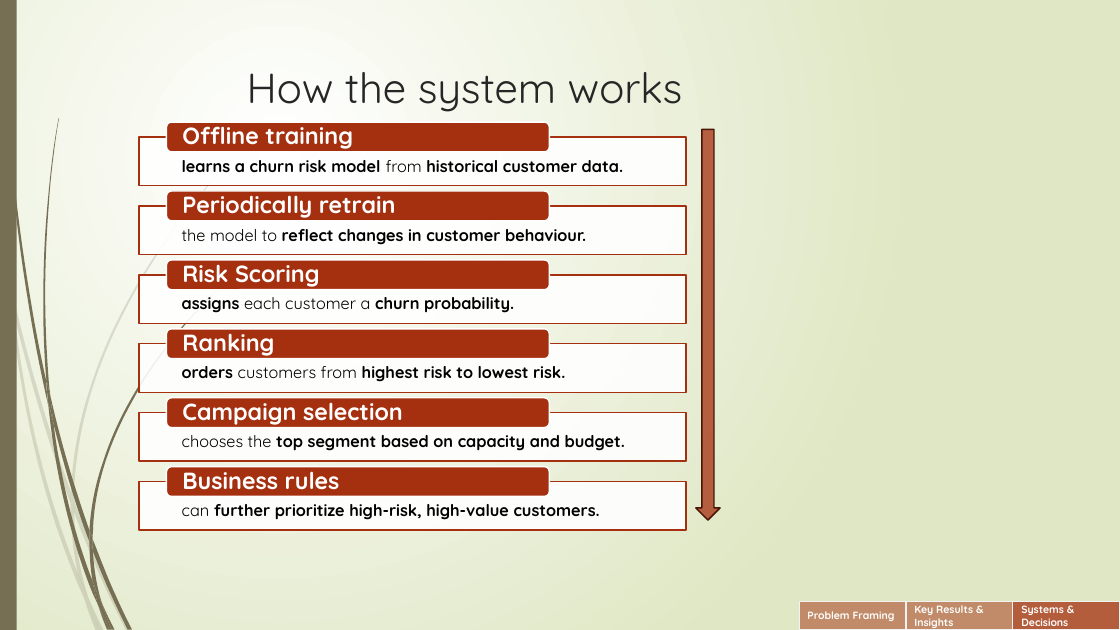
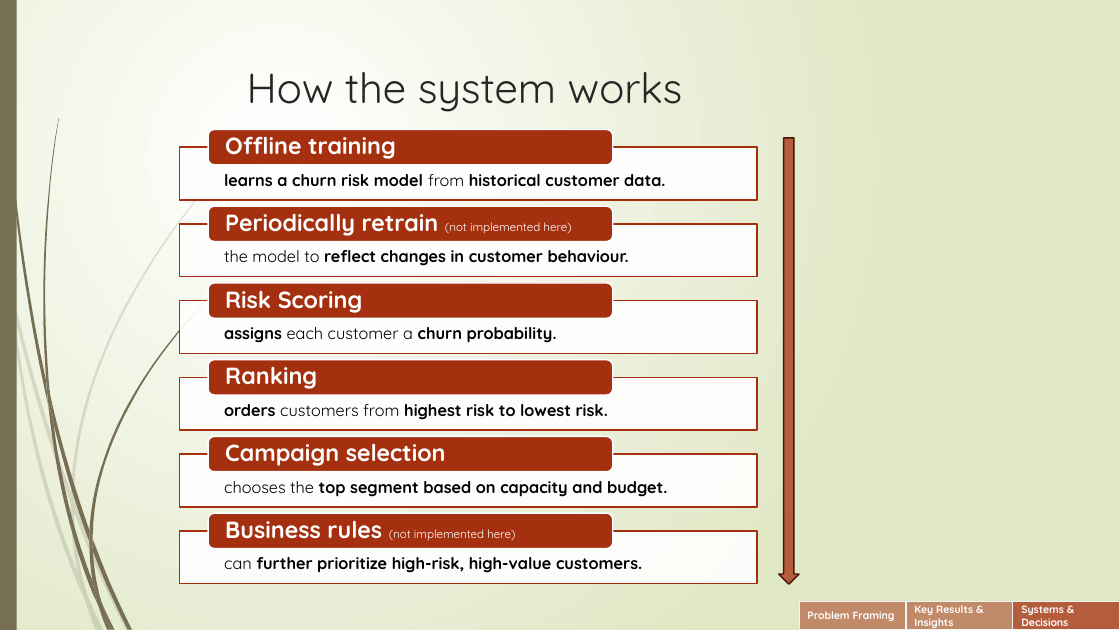
Before and after one commit to Phrey001/ml-casebook, a slide deck: slide 11 of ml-examples/churn_prediction/slides/churn_prediction.pptx. Drawn at 1120x630 pixels with LibreOffice and Linux fonts; fonts in the diff are those of the drawing. Boxes give left, top, right and bottom in pixels: in the first picture for what was removed or moved away, otherwise in the second. Text is boxed around its words. In the diff, an @@ line names an element or a change of style, - is before the commit and + after.

```diff
--- a/ml-examples/churn_prediction/slides/churn_prediction.pptx
+++ b/ml-examples/churn_prediction/slides/churn_prediction.pptx
@@ text "learns a churn risk model ...": place and size @@
-text "learns a churn risk model ..." at [182,160,623,172]
+text "learns a churn risk model ..." at [224,174,665,186]
@@ rectangle: place and size @@
-rectangle at [139,137,686,186]
+rectangle at [179,147,757,200]
@@ rounded rectangle: place and size @@
-rounded rectangle at [166,122,549,152]
+rounded rectangle at [208,129,613,165]
@@ text "Offline training" rewrapped from [182,120,353,149] to [225,136,396,159] @@
@@ down arrow: place and size @@
-down arrow at [696,129,720,520]
+down arrow at [779,138,799,584]
@@ rounded rectangle: place and size @@
-rounded rectangle at [166,191,549,221]
+rounded rectangle at [208,207,613,242]
@@ text "the model to reflect changes ...": place and size @@
-text "the model to reflect changes ..." at [182,229,586,245]
+text "the model to reflect changes ..." at [224,250,629,266]
@@ rectangle: place and size @@
-rectangle at [139,206,686,255]
+rectangle at [179,224,757,277]
@@ text at [225,213,571,236]: text changed; size 20 to 10 pt; bold off @@
-Periodically retrain
+Periodically retrain (not implemented here)
@@ rounded rectangle: place and size @@
-rounded rectangle at [166,260,549,290]
+rounded rectangle at [208,283,613,318]
@@ text "Risk Scoring" rewrapped from [182,258,320,287] to [225,290,363,313] @@
@@ text "assigns each customer a churn ...": place and size @@
-text "assigns each customer a churn ..." at [182,297,514,313]
+text "assigns each customer a churn ..." at [224,327,557,343]
@@ rectangle: place and size @@
-rectangle at [139,275,686,323]
+rectangle at [179,301,757,354]
@@ text "orders customers from highest risk ...": place and size @@
-text "orders customers from highest risk ..." at [182,366,565,382]
+text "orders customers from highest risk ..." at [224,404,608,420]
@@ rectangle: place and size @@
-rectangle at [139,413,686,461]
+rectangle at [179,377,757,430]
@@ rounded rectangle: place and size @@
-rounded rectangle at [166,329,549,359]
+rounded rectangle at [208,360,613,395]
@@ text "Ranking": place and size @@
-text "Ranking" at [182,327,274,356]
+text "Ranking" at [225,360,317,389]
@@ rounded rectangle: place and size @@
-rounded rectangle at [166,467,549,497]
+rounded rectangle at [208,437,613,472]
@@ text "Campaign selection" rewrapped from [182,396,403,425] to [225,443,446,466] @@
@@ text "chooses the top segment based ...": place and size @@
-text "chooses the top segment based ..." at [182,435,625,451]
+text "chooses the top segment based ..." at [224,481,667,497]
@@ rectangle: place and size @@
-rectangle at [139,481,686,530]
+rectangle at [179,455,757,507]
@@ text "can further prioritize high-risk, high-value ...": place and size @@
-text "can further prioritize high-risk, high-value ..." at [182,504,600,520]
+text "can further prioritize high-risk, high-value ..." at [224,557,642,573]
@@ rectangle: place and size @@
-rectangle at [139,344,686,392]
+rectangle at [179,531,757,584]
@@ rounded rectangle: place and size @@
-rounded rectangle at [166,398,549,429]
+rounded rectangle at [208,513,613,549]
@@ text at [225,520,515,540]: text changed; size 20 to 10 pt; bold off @@
-Business rules
+Business rules (not implemented here)
```
Also in this commit, not shown: 1 other file.
